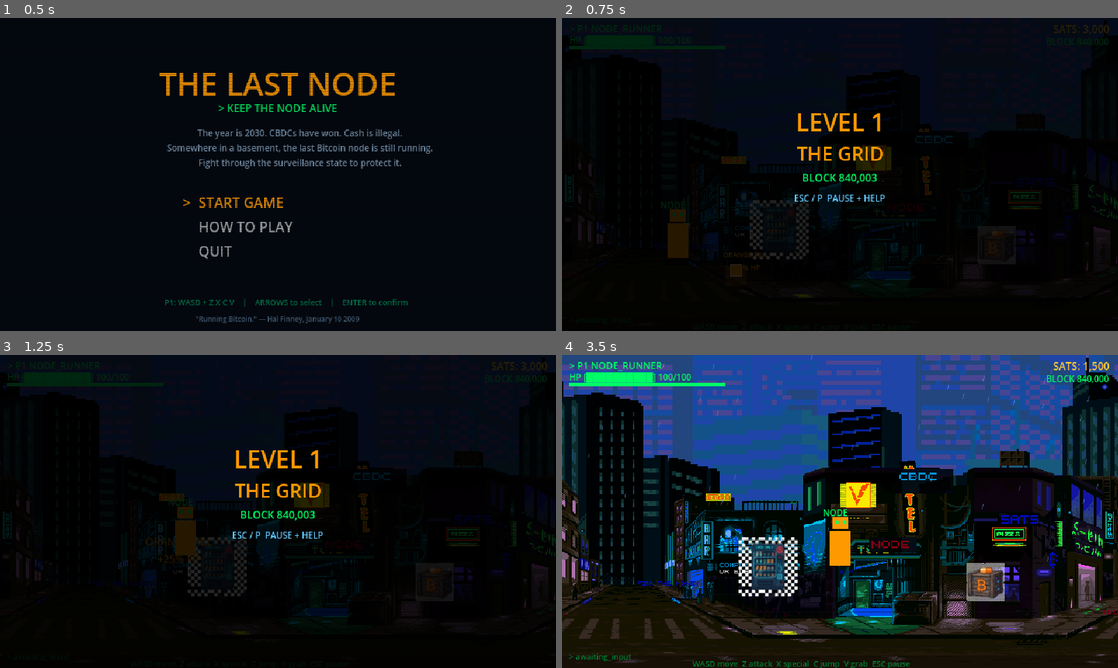
Above: before the commit, frames 1-4 (two rows, left to right).
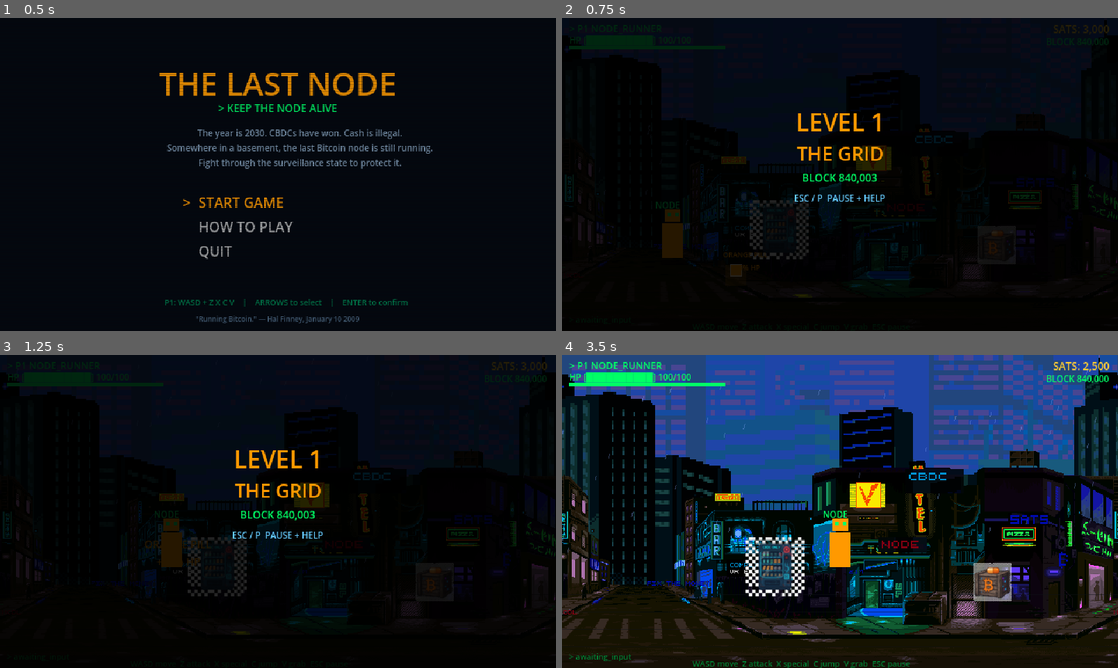
Above: after the commit, the same moments.

Repository: satsdisco/the-last-node-godot
Game: Godot game, scene res://scenes/ui/title_screen.tscn
The game is run twice, just before and just after one commit, with the same random seed, the same clock (stepped at 60 frames per second) and the same inputs.
Inputs (mouse positions are in pixels of both pictures, inside the frame that each line leads up to):
- Up to frame 1 (0.5 s): no input
- Up to frame 2 (0.75 s): tap Enter at 0.5 s; move the mouse to (962, 158) at 0.52 s; hold D (move_right) from 0.53 s (still down); tap Z (attack) at 0.6 s; click (962, 158) at 0.67 s
- Up to frame 3 (1.25 s): keep holding D (move_right); tap C (jump) at 0.77, 1.07 s; tap V (grab) at 0.8 s
- Up to frame 4 (3.5 s): move the mouse to (728, 527) at 1.27 s; release D (move_right) at 1.28 s; hold S (move_down) 1.28-2.03 s; tap V (grab) at 1.35 s; tap C (jump) at 1.52, 1.82, 2.3, 2.85, 3.02, 3.32 s; tap X (special) at 1.55, 2.1 s; move the mouse to (895, 442) at 2.02 s; hold D (move_right) 2.03-2.78 s; move the mouse to (812, 574) at 2.77 s; hold W (move_up) from 2.78 s (still down); click (812, 574) at 2.92 s; tap Z (attack) at 3.05 s

Frame 1 is identical in both runs. In frame 2, 0.4% of the frame differs, in the area x 16-23%, y 58-77%; in frame 3, 0.9%; in frame 4, 34%, in the area x 0-100%, y 0-99%.

Commit message:
Add player state machine (IDLE, WALK, ATTACK, HIT, JUMP, GRAB, DOWN)
Refactors player.gd from boolean flags to enum-based state machine.
Each state has its own handler function with clean transitions.
Adds Area2D hitbox that activates during ATTACK state and
Area2D hurtbox for enemy hit detection. HIT state interrupts
any action and transitions to DOWN if HP reaches zero.

Co-Authored-By: Claude Opus 4.6 (1M context) <noreply@anthropic.com>

Diff:
--- a/scripts/player.gd
+++ b/scripts/player.gd
@@ -2,6 +2,7 @@
 class_name Player
 
 ## Complete player class — full combat system from the design doc.
+## State machine driven: IDLE, WALK, ATTACK, HIT, JUMP, GRAB, DOWN.
 ## Movement, combos, directional attacks, grabs, specials, finishers.
 
 # Stats — overridden by character subclasses
@@ -17,6 +18,11 @@
 @export var special_2_cost: int = 1000
 @export var super_cost: int = 5000
 
+# State machine
+enum State { IDLE, WALK, ATTACK, HIT, JUMP, GRAB, DOWN }
+var state: State = State.IDLE
+var state_timer: float = 0.0
+
 # State
 var hp: int
 var facing: int = 1
@@ -44,20 +50,109 @@
 const COMBO_WINDOW: float = 0.4
 const FINISHING_THRESHOLD: float = 0.1
 
+# Hitbox Area2D — activates during attack frames
+var hitbox_area: Area2D = null
+var hurtbox_area: Area2D = null
+
 signal died
 signal hit_taken(damage: int)
+signal state_changed(new_state: State)
 
 func _ready():
 	hp = max_hp
 	add_to_group("players")
 	process_mode = Node.PROCESS_MODE_ALWAYS
+	_create_hitbox()
+	_create_hurtbox()
+
+func _create_hitbox():
+	# Attack hitbox — activated only during ATTACK state
+	hitbox_area = Area2D.new()
+	hitbox_area.name = "Hitbox"
+	hitbox_area.collision_layer = 2  # Layer 2 = player attacks
+	hitbox_area.collision_mask = 4   # Mask 4 = enemy hurtboxes
+	hitbox_area.monitoring = true
+	hitbox_area.monitorable = false
+
+	var col = CollisionShape2D.new()
+	var shape = RectangleShape2D.new()
+	shape.size = Vector2(attack_range, 20)
+	col.shape = shape
+	col.position = Vector2(attack_range / 2.0, -20)
+	col.name = "HitboxShape"
+	hitbox_area.add_child(col)
+
+	# Start disabled
+	col.disabled = true
+	add_child(hitbox_area)
+
+func _create_hurtbox():
+	# Permanent hurtbox — enemies detect this to deal damage
+	hurtbox_area = Area2D.new()
+	hurtbox_area.name = "Hurtbox"
+	hurtbox_area.collision_layer = 8  # Layer 4 = player hurtboxes
+	hurtbox_area.collision_mask = 0
+	hurtbox_area.monitoring = false
+	hurtbox_area.monitorable = true
+
+	var col = CollisionShape2D.new()
+	var shape = RectangleShape2D.new()
+	shape.size = Vector2(18, 36)
+	col.shape = shape
+	col.position = Vector2(0, -22)
+	col.name = "HurtboxShape"
+	hurtbox_area.add_child(col)
+
+	add_child(hurtbox_area)
+
+func _activate_hitbox():
+	var shape = hitbox_area.get_node("HitboxShape")
+	if shape:
+		shape.disabled = false
+		# Position hitbox in facing direction
+		shape.position.x = facing * attack_range / 2.0
+
+func _deactivate_hitbox():
+	var shape = hitbox_area.get_node("HitboxShape")
+	if shape:
+		shape.disabled = true
+
+func _change_state(new_state: State):
+	# Exit old state
+	match state:
+		State.ATTACK:
+			_deactivate_hitbox()
+			is_attacking = false
+		State.GRAB:
+			pass
+		State.DOWN:
+			pass
+
+	state = new_state
+	state_timer = 0.0
+	state_changed.emit(new_state)
+
+	# Enter new state
+	match new_state:
+		State.ATTACK:
+			is_attacking = true
+			_activate_hitbox()
+		State.JUMP:
+			is_jumping = true
+		State.HIT:
+			pass
+		State.DOWN:
+			pass
 
 func _physics_process(delta: float):
 	var now = Time.get_ticks_msec() / 1000.0
+	state_timer += delta
 
 	# Release stale grab
 	if grabbed_enemy and (now > grab_until or not is_instance_valid(grabbed_enemy)):
 		release_grab()
+		if state == State.GRAB:
+			_change_state(State.IDLE)
 
 	# Expire buffs
 	if now > damage_buff_until:
@@ -65,7 +160,35 @@
 	if now > speed_buff_until:
 		speed_buff_mult = 1.0
 
-	# Movement
+	# State machine tick
+	match state:
+		State.IDLE:
+			_state_idle(delta, now)
+		State.WALK:
+			_state_walk(delta, now)
+		State.ATTACK:
+			_state_attack(delta, now)
+		State.HIT:
+			_state_hit(delta, now)
+		State.JUMP:
+			_state_jump(delta, now)
+		State.GRAB:
+			_state_grab(delta, now)
+		State.DOWN:
+			_state_down(delta, now)
+
+	# Update grabbed enemy position
+	if grabbed_enemy and is_instance_valid(grabbed_enemy):
+		grabbed_enemy.global_position = global_position + Vector2(facing * 20, -4)
+		grabbed_enemy.velocity = Vector2.ZERO
+
+	# Visual updates
+	_update_visuals()
+	move_and_slide()
+
+# ==== STATE HANDLERS ====
+
+func _get_input_dir() -> Vector2:
 	var input_dir = Vector2.ZERO
 	if Input.is_action_pressed("move_left"):
 		input_dir.x -= 1
@@ -77,34 +200,25 @@
 		input_dir.y -= 1
 	if Input.is_action_pressed("move_down"):
 		input_dir.y += 1
-
 	if input_dir.length() > 0:
 		input_dir = input_dir.normalized()
-
-	var move_speed = speed * speed_buff_mult * (0.6 if grabbed_enemy else 1.0)
-	velocity = input_dir * move_speed
-
+	return input_dir
+
+func _handle_common_input(now: float):
 	# Jump
-	if Input.is_action_just_pressed("jump") and not is_jumping and not grabbed_enemy:
-		is_jumping = true
+	if Input.is_action_just_pressed("jump") and not grabbed_enemy:
+		_change_state(State.JUMP)
 		jump_vz = 260.0
 		SFX.jump(get_tree())
-
-	if is_jumping:
-		jump_z += jump_vz * delta
-		jump_vz -= 720.0 * delta
-		if jump_z <= 0:
-			jump_z = 0
-			jump_vz = 0
-			is_jumping = false
+		return true
 
 	# Grab button
 	if Input.is_action_just_pressed("grab"):
 		if grabbed_enemy:
-			# Throw in facing direction
 			throw_enemy()
 		else:
 			try_grab()
+		return true
 
 	# Attack button
 	if Input.is_action_just_pressed("attack"):
@@ -112,6 +226,7 @@
 			strike_grabbed()
 		else:
 			try_attack()
+		return true
 
 	# Special button
 	if Input.is_action_just_pressed("special"):
@@ -121,15 +236,98 @@
 			try_special_2()
 		else:
 			try_special_1()
-
-	# Update grabbed enemy position
-	if grabbed_enemy and is_instance_valid(grabbed_enemy):
-		grabbed_enemy.global_position = global_position + Vector2(facing * 20, -4)
-		grabbed_enemy.velocity = Vector2.ZERO
-
-	# Visual updates
-	_update_visuals()
-	move_and_slide()
+		return true
+
+	return false
+
+func _state_idle(_delta: float, now: float):
+	velocity = Vector2.ZERO
+
+	if _handle_common_input(now):
+		return
+
+	var input_dir = _get_input_dir()
+	if input_dir.length() > 0:
+		_change_state(State.WALK)
+
+func _state_walk(_delta: float, now: float):
+	if _handle_common_input(now):
+		return
+
+	var input_dir = _get_input_dir()
+	if input_dir.length() == 0:
+		_change_state(State.IDLE)
+		return
+
+	var move_speed = speed * speed_buff_mult * (0.6 if grabbed_enemy else 1.0)
+	velocity = input_dir * move_speed
+
+func _state_attack(_delta: float, now: float):
+	# Attack state lasts for attack_cooldown duration, then returns
+	velocity = velocity * 0.85  # Decelerate during attack
+	if state_timer > 0.15:
+		_change_state(State.IDLE)
+		return
+
+	# Allow chaining into next attack during combo window
+	if Input.is_action_just_pressed("attack") and state_timer > 0.08:
+		if grabbed_enemy:
+			strike_grabbed()
+		else:
+			try_attack()
+
+func _state_hit(_delta: float, _now: float):
+	# Knockback deceleration
+	velocity = velocity * 0.88
+	if state_timer > 0.3:
+		if hp <= 0:
+			_change_state(State.DOWN)
+		else:
+			_change_state(State.IDLE)
+
+func _state_jump(delta: float, now: float):
+	# Allow movement during jump
+	var input_dir = _get_input_dir()
+	var move_speed = speed * speed_buff_mult
+	velocity = input_dir * move_speed
+
+	jump_z += jump_vz * delta
+	jump_vz -= 720.0 * delta
+
+	# Attack during jump
+	if Input.is_action_just_pressed("attack"):
+		try_attack()
+
+	if jump_z <= 0:
+		jump_z = 0
+		jump_vz = 0
+		is_jumping = false
+		_change_state(State.IDLE)
+
+func _state_grab(_delta: float, now: float):
+	# Move slowly while grabbing
+	var input_dir = _get_input_dir()
+	var move_speed = speed * speed_buff_mult * 0.6
+	velocity = input_dir * move_speed
+
+	# Grab input
+	if Input.is_action_just_pressed("grab"):
+		throw_enemy()
+		return
+	if Input.is_action_just_pressed("attack"):
+		strike_grabbed()
+		return
+
+	# Auto-release after hold time
+	if not grabbed_enemy or not is_instance_valid(grabbed_enemy):
+		_change_state(State.IDLE)
+
+func _state_down(_delta: float, _now: float):
+	velocity = velocity * 0.9
+	# DOWN state — player is knocked out
+	# Will be extended with revive logic for co-op
+	if state_timer > 1.0:
+		die()
 
 # ==== ATTACKS ====
 
@@ -228,8 +426,8 @@
 		combo_count = 0
 
 	SFX.attack(get_tree())
-	is_attacking = true
-	get_tree().create_timer(0.15).timeout.connect(func(): is_attacking = false)
+	# Transition to ATTACK state (handles hitbox activation + timer)
+	_change_state(State.ATTACK)
 
 func _trigger_finisher(enemy: Node):
 	# Instant kill + taunt text popup
@@ -281,6 +479,7 @@
 		if nearest.has_method("set_grabbed"):
 			nearest.set_grabbed(true)
 		SFX.grab(get_tree())
+		_change_state(State.GRAB)
 
 func release_grab():
 	if grabbed_enemy and is_instance_valid(grabbed_enemy):
@@ -307,6 +506,7 @@
 func throw_enemy():
 	if not grabbed_enemy or not is_instance_valid(grabbed_enemy):
 		release_grab()
+		_change_state(State.IDLE)
 		return
 	var thrown = grabbed_enemy
 	release_grab()
@@ -314,6 +514,7 @@
 		thrown.be_thrown(facing * THROW_SPEED)
 	SFX.throw_enemy(get_tree())
 	CombatJuice.shake(get_viewport().get_camera_2d(), 4.0, 0.1)
+	_change_state(State.IDLE)
 
 # ==== SPECIALS ====
 
@@ -488,10 +689,15 @@
 	var now = Time.get_ticks_msec() / 1000.0
 	if now < invuln_until:
 		return
+	if state == State.DOWN:
+		return
 	invuln_until = now + 0.5
 	hp = max(0, hp - damage)
 	velocity = Vector2(from_dir * 240, 0)
 	SFX.player_hurt(get_tree())
+
+	# Transition to HIT state (interrupts any current state)
+	_change_state(State.HIT)
 
 	# Flash visual children white
 	for child in get_children():
@@ -503,8 +709,6 @@
 			)
 
 	hit_taken.emit(damage)
-	if hp <= 0:
-		die()
 
 func die():
 	died.emit()
@@ -514,7 +718,7 @@
 func _update_visuals():
 	# Jump Z offset on visual children
 	for child in get_children():
-		if child is CollisionShape2D or child is Camera2D:
+		if child is CollisionShape2D or child is Camera2D or child is Area2D:
 			continue
 		if child.name == "Shadow":
 			child.scale.x = max(0.5, 1.0 - jump_z / 80.0) * 2.5
